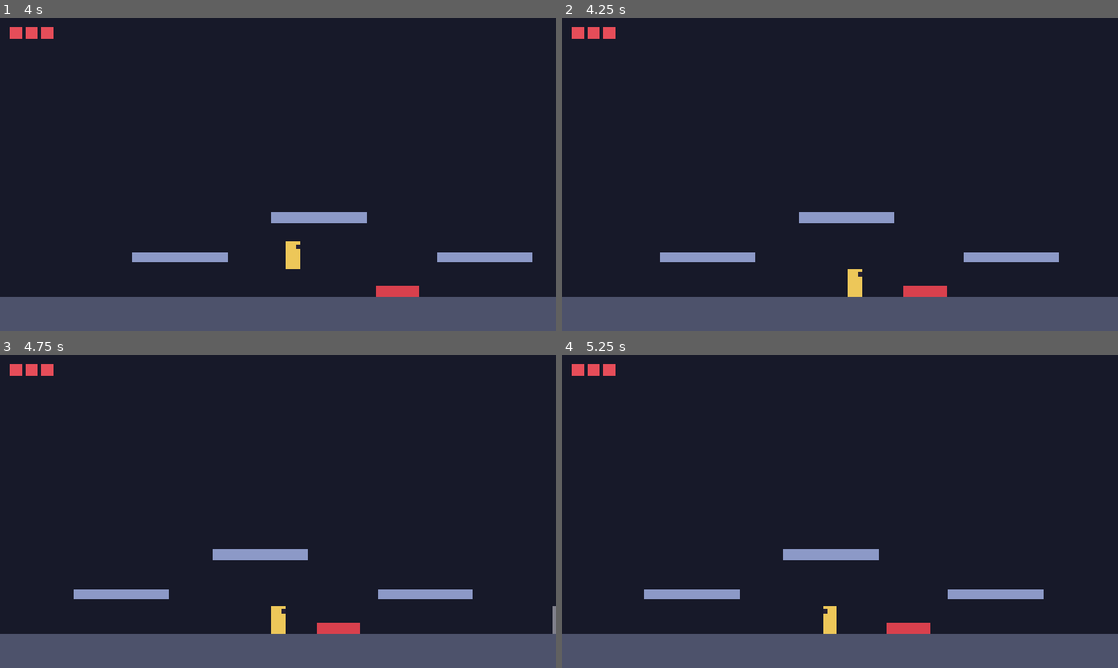
Above: before the commit, frames 1-4 (two rows, left to right).
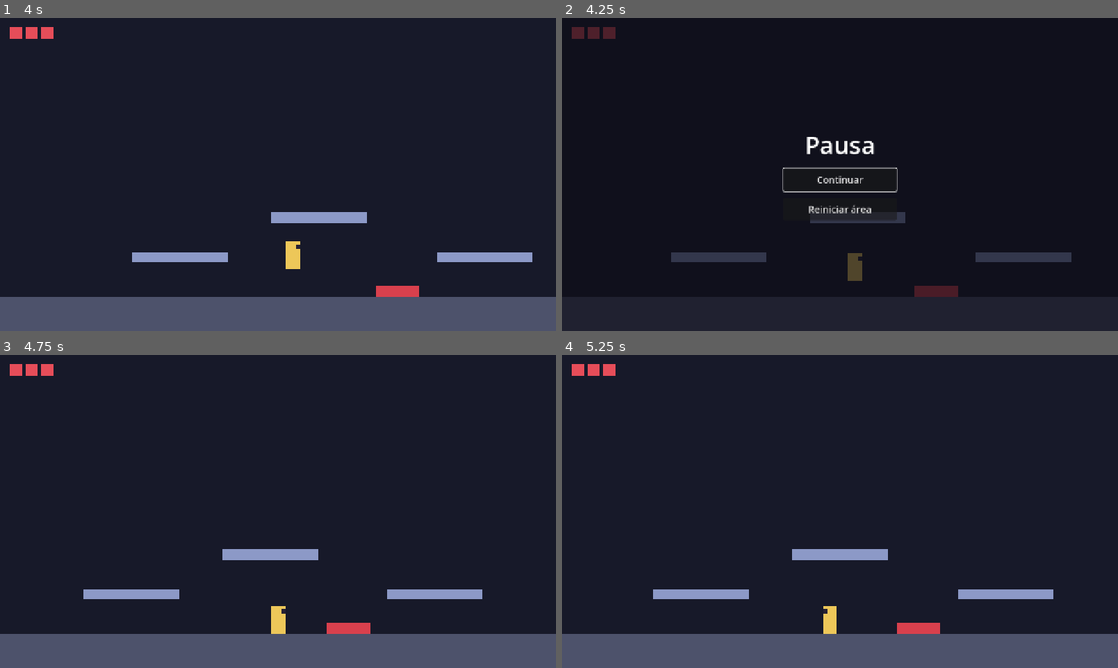
Above: after the commit, the same moments.

Repository: PedroBrassi/ascensao-ao-olimpo
Game: Godot game, scene res://cenas/fases/teste/area_teste.tscn
Two runs of this game, one before a commit and one after it. Both use one fixed random seed, a clock stepped at 60 frames per second and the inputs below.
Inputs (mouse positions are in pixels of both pictures, inside the frame that each line leads up to):
- Up to frame 1 (4 s): tap Enter at 0.5 s; hold D (mover_direita) 0.53-2.03 s; tap Space (pular) at 0.77, 1.52, 3.02, 3.77 s; hold A (mover_esquerda) 2.03-2.78 s; hold D (mover_direita) from 2.78 s (still down)
- Up to frame 2 (4.25 s): keep holding D (mover_direita); tap Escape (pausar) at 4.15 s
- Up to frame 3 (4.75 s): release D (mover_direita) at 4.25 s; click (278, 517) at 4.25 s, where only the run after the commit has a clickable "Continuar"
- Up to frame 4 (5.25 s): hold A (mover_esquerda) from 5.03 s (still down)

Frame 1 is identical in both runs. In frame 2, 14% of the frame differs, in the area x 0-100%, y 2-100%; in frame 3, 0.5%; in frame 4, 0.5%.

Commit message:
Adiciona menu de pausa

Diff:
--- a/cenas/ui/hud.tscn
+++ b/cenas/ui/hud.tscn
@@ -2,6 +2,7 @@
 
 [ext_resource type="Script" uid="uid://cfg36ue0u1gm6" path="res://scripts/ui/hud.gd" id="1_stylc"]
 [ext_resource type="PackedScene" uid="uid://b3g3cepdl0to2" path="res://cenas/ui/tela_de_derrota.tscn" id="2_dspji"]
+[ext_resource type="PackedScene" uid="uid://ddov5f1vyqe8h" path="res://cenas/ui/menu_de_pausa.tscn" id="3_lhbpl"]
 
 [node name="Hud" type="CanvasLayer" unique_id=1952125550]
 script = ExtResource("1_stylc")
@@ -15,4 +16,8 @@
 theme_override_constants/separation = 8
 
 [node name="TelaDeDerrota" parent="." unique_id=1090944684 instance=ExtResource("2_dspji")]
+grow_horizontal = 2
+grow_vertical = 2
+
+[node name="MenuDePausa" parent="." unique_id=1120425217 instance=ExtResource("3_lhbpl")]
 anchors_preset = 15
--- /dev/null
+++ b/cenas/ui/menu_de_pausa.tscn
@@ -0,0 +1,44 @@
+[gd_scene format=3 uid="uid://ddov5f1vyqe8h"]
+
+[ext_resource type="Script" uid="uid://bhcnvarq0gx5h" path="res://scripts/ui/menu_de_pausa.gd" id="1_i6e0x"]
+
+[node name="MenuDePausa" type="Control" unique_id=1120425217]
+process_mode = 3
+layout_mode = 3
+anchors_preset = 0
+anchor_right = 1.0
+anchor_bottom = 1.0
+script = ExtResource("1_i6e0x")
+
+[node name="Fundo" type="ColorRect" parent="." unique_id=1960435130]
+layout_mode = 0
+anchor_right = 1.0
+anchor_bottom = 1.0
+color = Color(0.05, 0.05, 0.09, 0.7)
+
+[node name="Centro" type="CenterContainer" parent="." unique_id=353460104]
+layout_mode = 0
+anchor_right = 1.0
+anchor_bottom = 1.0
+
+[node name="Caixa" type="VBoxContainer" parent="Centro" unique_id=437153854]
+layout_mode = 2
+theme_override_constants/separation = 16
+
+[node name="Titulo" type="Label" parent="Centro/Caixa" unique_id=695601462]
+layout_mode = 2
+theme_override_font_sizes/font_size = 56
+text = "Pausa"
+horizontal_alignment = 1
+
+[node name="Continuar" type="Button" parent="Centro/Caixa" unique_id=1543622790]
+custom_minimum_size = Vector2(260, 52)
+layout_mode = 2
+theme_override_font_sizes/font_size = 22
+text = "Continuar"
+
+[node name="Reiniciar" type="Button" parent="Centro/Caixa" unique_id=1725175278]
+custom_minimum_size = Vector2(260, 52)
+layout_mode = 2
+theme_override_font_sizes/font_size = 22
+text = "Reiniciar área"
--- a/cenas/ui/tela_de_derrota.tscn
+++ b/cenas/ui/tela_de_derrota.tscn
@@ -5,7 +5,7 @@
 [node name="TelaDeDerrota" type="Control" unique_id=1090944684]
 process_mode = 3
 layout_mode = 3
-anchors_preset = 0
+anchors_preset = 15
 anchor_right = 1.0
 anchor_bottom = 1.0
 script = ExtResource("1_0faq8")
--- /dev/null
+++ b/scripts/ui/menu_de_pausa.gd
@@ -0,0 +1,41 @@
+class_name MenuDePausa
+extends Control
+## Menu aberto pela ação "pausar" (Esc no teclado, Start no controle).
+## Enquanto está aberto, o jogo fica congelado.
+
+@onready var _continuar: Button = $Centro/Caixa/Continuar
+@onready var _reiniciar: Button = $Centro/Caixa/Reiniciar
+
+
+func _ready() -> void:
+	hide()
+	_continuar.pressed.connect(fechar)
+	_reiniciar.pressed.connect(_ao_reiniciar)
+
+
+func _unhandled_input(evento: InputEvent) -> void:
+	if not evento.is_action_pressed("pausar"):
+		return
+	if visible:
+		fechar()
+	elif not get_tree().paused:
+		# Se o jogo já está pausado sem este menu, é a tela de derrota:
+		# nesse caso a tecla não faz nada.
+		abrir()
+	get_viewport().set_input_as_handled()
+
+
+func abrir() -> void:
+	show()
+	get_tree().paused = true
+	_continuar.grab_focus()
+
+
+func fechar() -> void:
+	hide()
+	get_tree().paused = false
+
+
+func _ao_reiniciar() -> void:
+	get_tree().paused = false
+	get_tree().reload_current_scene()
Not shown, added: scripts/ui/menu_de_pausa.gd.uid
